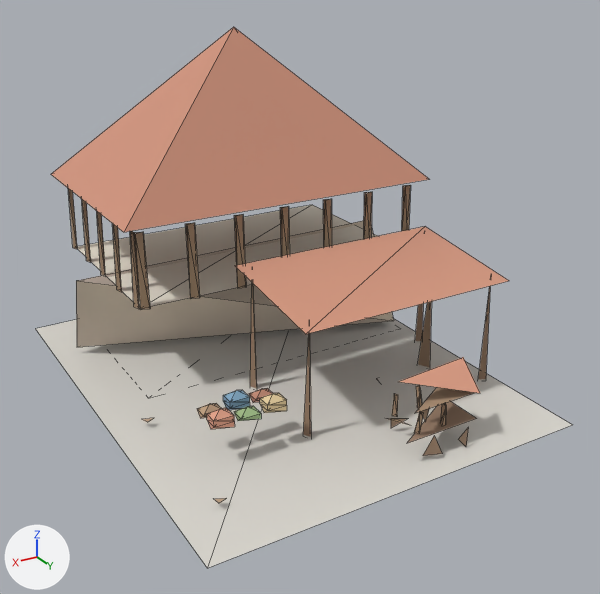
The glTF model client/public/models/printing_press.lite.glb, before and after one commit.
One viewpoint serves both versions: a camera (50 mm lens) standing at (3.96, 7.15, 4.42) and looking at (-0.16, 0.29, 0.99). Every picture has the same lights, and +X, +Y and +Z are marked at lower left. The older version comes first. Mesh edges are drawn as thin lines. Vertices at exactly the same position are counted once.

Names of what the first picture shows: 'printing_press'.
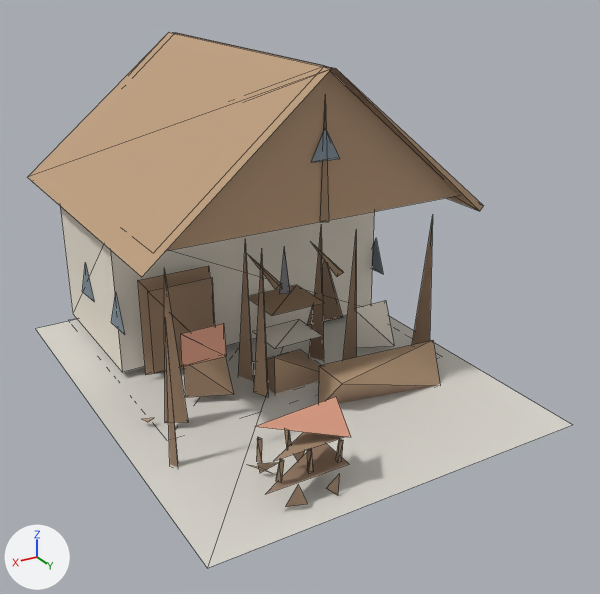
The change, as a diff of the scene's bpy script:
```diff
--- a/client/public/models/printing_press.lite.glb.py
+++ b/client/public/models/printing_press.lite.glb.py
@@ me_printing_press @@
 # used by ob_printing_press; location = (0.0, 0.0, 0.0)
-me_printing_press.from_pydata(...)  # 241 vertices, 253 faces; spans x -2.17..1.98, y -2.48..2.48, z 0.0..3.56
+me_printing_press.from_pydata(...)  # 207 vertices, 168 faces; spans x -2.07..1.98, y -2.78..2.48, z 0.0..3.39
+# me_printing_press part 1: the loose piece of 3 vertices spanning x -0.97..-0.14, y 1.71..2.19, z 0.26 is moved by (1.45, 0.0, 0.0)
+# me_printing_press part 2: the loose piece of 6 vertices spanning x -0.62..-0.58, y 2.1..2.16, z 0.28..0.5 is moved by (1.45, 0.0, 0.0)
+# me_printing_press part 3: the loose piece of 6 vertices spanning x -0.62..-0.58, y 1.74..1.8, z 0.28..0.5 is moved by (1.45, 0.0, 0.0)
+# me_printing_press part 4: the loose piece of 6 vertices spanning x -0.33..-0.29, y 2.1..2.16, z 0.28..0.5 is moved by (1.45, 0.0, 0.0)
+# me_printing_press part 5: the loose piece of 6 vertices spanning x -0.33..-0.29, y 1.74..1.8, z 0.28..0.5 is moved by (1.45, 0.0, 0.0)
+# me_printing_press part 6: the loose piece of 3 vertices spanning x -0.97..-0.23, y 1.74..2.16, z 0.53 is moved by (1.45, 0.0, 0.0)
+# me_printing_press part 7: the loose piece of 3 vertices spanning x -0.28..-0.15, y 1.84..2.06, z 0.34..0.35 is moved by (1.45, 0.0, 0.0)
+# me_printing_press part 8: the loose piece of 3 vertices spanning x -1.03..-0.17, y 1.87..2.2, z 0.54..0.78 is moved by (1.45, 0.0, 0.0)
+# me_printing_press part 9: the loose piece of 3 vertices spanning x -0.5..-0.31, y 2.2..2.27, z 0.07..0.25 is moved by (1.45, 0.0, 0.0)
+# me_printing_press part 10: the loose piece of 3 vertices spanning x -0.55..-0.33, y 1.63..1.7, z 0.04..0.2 is moved by (1.45, 0.0, 0.0)
+# me_printing_press part 11: the loose piece of 3 vertices spanning x -0.86..-0.68, y 2.2..2.26, z 0.01..0.21 is moved by (1.45, 0.0, 0.0)
+# me_printing_press part 12: the loose piece of 3 vertices spanning x -0.86..-0.69, y 1.65..1.68, z 0.01..0.2 is moved by (1.45, 0.0, 0.0)
+# me_printing_press part 13: the loose piece of 5 vertices spanning x -2.17..1.76, y -2.24..-0.25, z 0.1..1.07 is rebuilt with 8 vertices and now spans x -1.8..1.5, y -2.5..-0.7, z 0.1..1.7
+# me_printing_press part 14: the loose piece of 5 vertices spanning x -2.07..1.57, y -2.47..-0.03, z 1.91..3.56 is rebuilt with 6 vertices and now spans x -1.88..1.58, y -2.62..0.73, z 1.94..3.39
+# me_printing_press part 15: 25 loose pieces with 158 vertices, spanning x -1.91..1.6, y -2.32..1.9, z 0.0..1.83, are deleted
+# me_printing_press part 16
+# 8 vertices are removed from x -1.98..1.42, y -2.32..1.45, z 1.03..1.39
+# 4 faces are deleted
+# 128 vertices are added at x -2.07..1.77, y -2.78..2.16, z 0.0..3.38
+# 109 new faces join them
+# me_printing_press part 17: 1 kept faces spanning x -1.98..1.98, y -2.48..2.48, z 0.02 get new vertex colours; the middle colour goes from light grey #d8d5ce to light grey #dddad2
+# other edits to the shape of me_printing_press do not show in these pictures
 me_printing_press.materials.append(mat_palette)
```

Changed parts and their boxes (x1, y1, x2, y2) in the pictures (600 x 594 px; the box of a moved part takes in the faces that stretch with it):
'printing_press', reshaped
    before: (36, 27, 572, 568)
    after: (28, 32, 572, 568)
part 1 of me_printing_press, moved or reshaped
    before: (407, 401, 477, 443)
    after: (266, 444, 349, 494)
part 2 of me_printing_press, moved or reshaped
    before: (440, 403, 446, 426)
    after: (307, 448, 313, 474)
part 3 of me_printing_press, moved or reshaped
    before: (416, 385, 422, 409)
    after: (284, 430, 291, 447)
part 4 of me_printing_press, moved or reshaped
    before: (414, 412, 424, 434)
    after: (276, 459, 284, 483)
part 5 of me_printing_press, moved or reshaped
    before: (392, 393, 398, 417)
    after: (256, 437, 262, 463)
part 6 of me_printing_press, moved or reshaped
    before: (415, 387, 474, 413)
    after: (274, 432, 343, 461)
part 7 of me_printing_press, moved or reshaped
    before: (386, 418, 409, 425)
    after: (248, 465, 270, 473)
part 8 of me_printing_press, moved or reshaped
    before: (398, 357, 480, 393)
    after: (255, 397, 351, 437)
part 9 of me_printing_press, moved or reshaped
    before: (423, 436, 442, 456)
    after: (286, 485, 308, 507)
part 10 of me_printing_press, moved or reshaped
    before: (391, 418, 408, 428)
    after: (257, 463, 277, 473)
part 11 of me_printing_press, moved or reshaped
    before: (458, 427, 469, 447)
    after: (327, 474, 340, 495)
part 12 of me_printing_press, moved or reshaped
    before: (421, 409, 429, 420)
    after: (294, 451, 305, 461)
part 13 of me_printing_press, rebuilt
    before: (76, 221, 394, 347)
    after: (60, 206, 374, 372)
part 14 of me_printing_press, rebuilt
    before: (51, 27, 429, 232)
    after: (166, 33, 458, 251)
part 15 of me_printing_press, deleted
    before: (68, 185, 490, 503)
part 16 of me_printing_press, built on
    before: (77, 205, 509, 334)
    after: (28, 32, 483, 467)
part 17 of me_printing_press, recoloured
    both: (227, 318, 508, 516)
